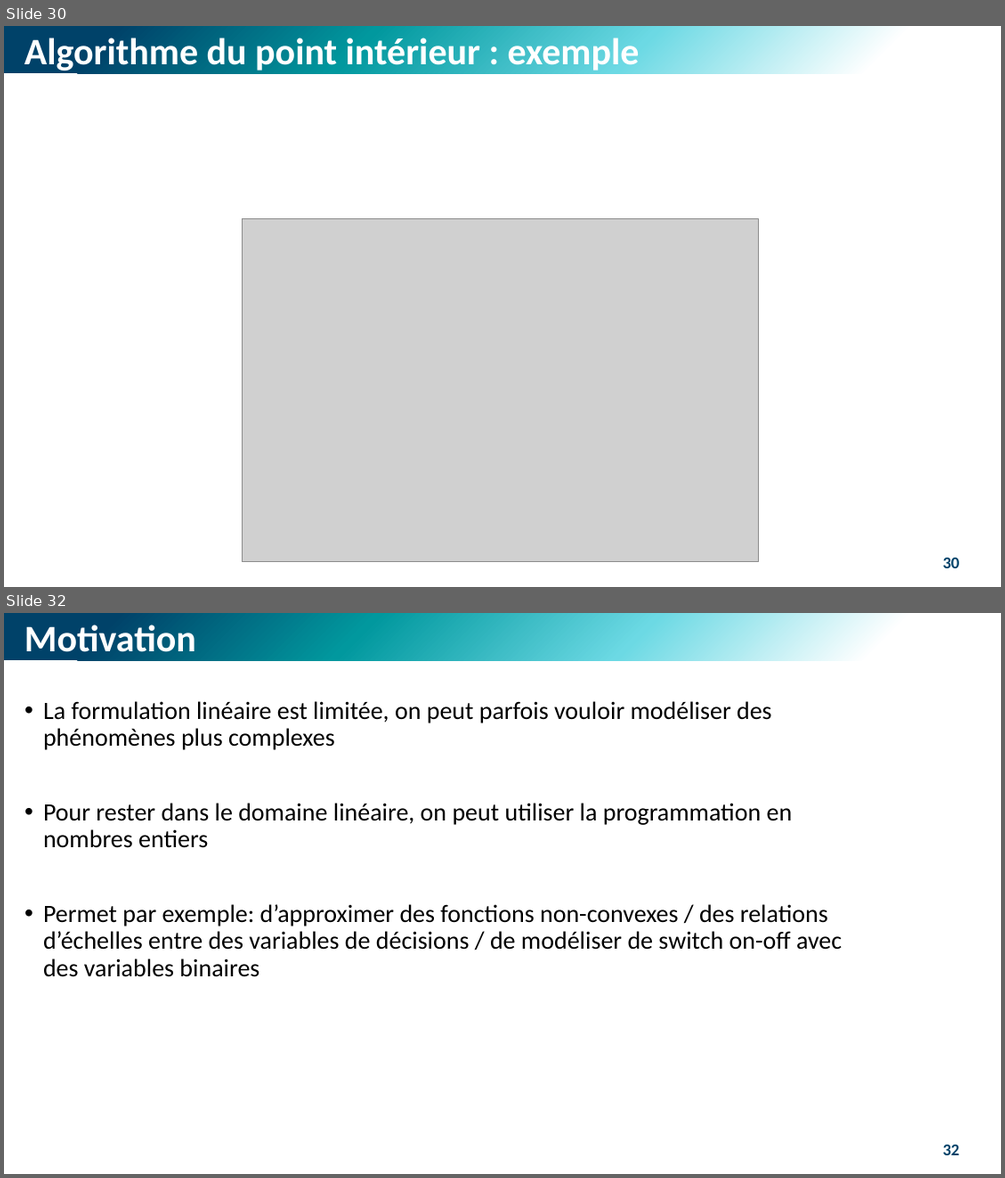
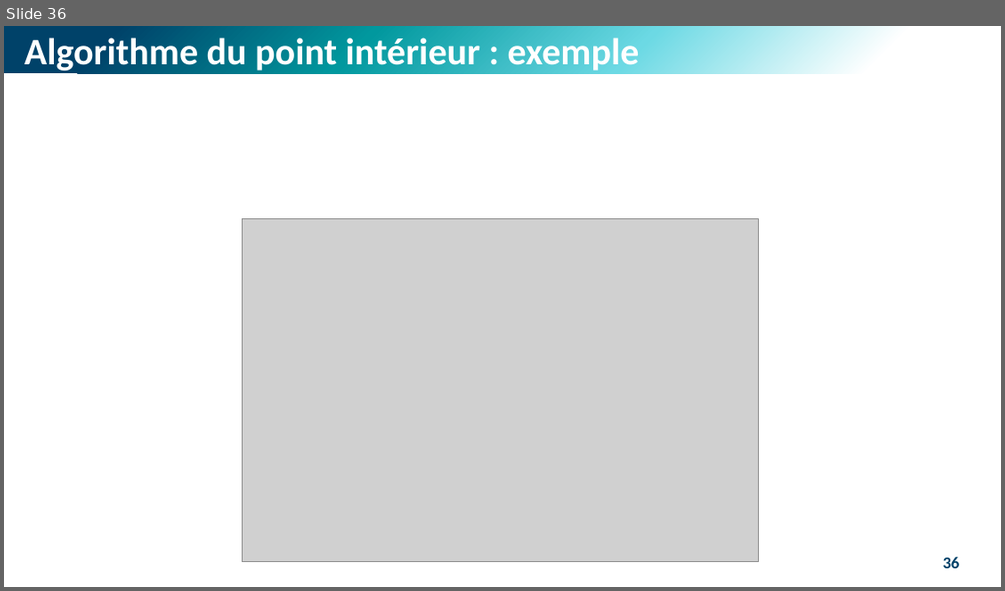
Before and after one commit to M-Berthelin/energy_mod_ISEL_MIX5, a slide deck: slides/2_Opt.pptx. Shown one above the other, each under a label of ours: slides 30 and 32 before the commit, slide 36 after it; the slides between them are not shown. The pictures are 1005x1178 and 1005x591 pixels, drawn with LibreOffice and Linux fonts; fonts in the diff are those of the drawing; grey boxes stand for pictures. Boxes give left, top, right and bottom in pixels: in the first picture for what was removed or moved away, otherwise in the second. Text is boxed around its words. In the diff, an @@ line names an element or a change of style, - is before the commit and + after.

Commit message:
ajouts mineurs d'exemples 2_opt, corrections mineures 3_mod, ajout annexe LPF

```diff
--- a/slides/2_Opt.pptx
+++ b/slides/2_Opt.pptx
@@ slide 32 removed at box(4, 613, 1001, 1174), background #FFFFFF @@
@@ rectangle removed at box(4, 613, 1001, 661) @@
@@ text removed at box(24, 625, 196, 661) @@
-Motivation
@@ text removed at box(43, 701, 841, 977) @@
-• La formulation linéaire est limitée, on peut parfois vouloir modéliser des phénomènes plus complexes
-• Pour rester dans le domaine linéaire, on peut utiliser la programmation en nombres entiers
-• Permet par exemple: d’approximer des fonctions non-convexes / des relations d’échelles entre des variables de décisions / de modéliser de switch on-off avec des variables binaires
@@ page number removed at box(943, 1143, 960, 1155) @@
-32
@@ what was slide 30 is now slide 36 @@
@@ page number at box(943, 556, 960, 568): text changed @@
-30
+36
```
Also in this commit, not shown: 8 slides changed, 6 slides added, 5 other slides removed, 2 other files.
